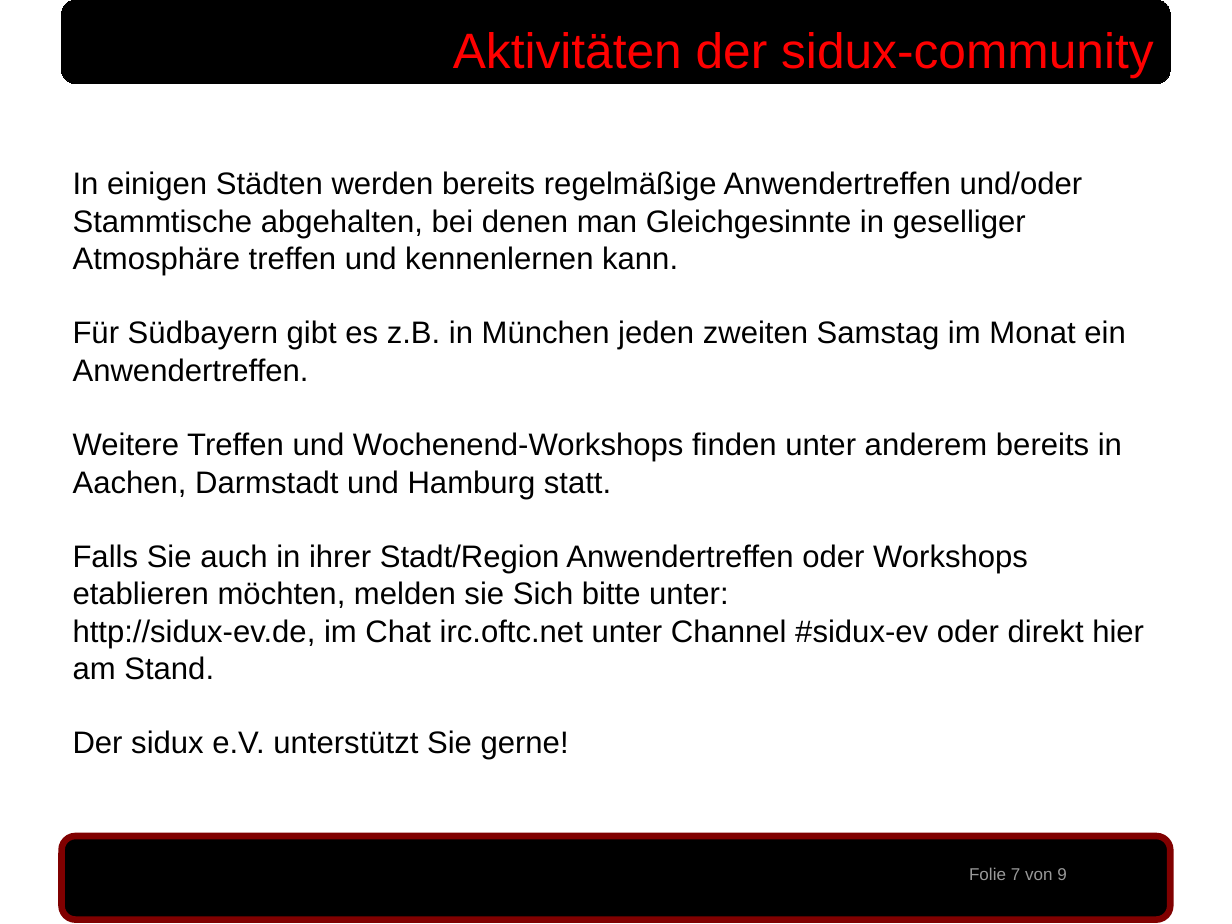
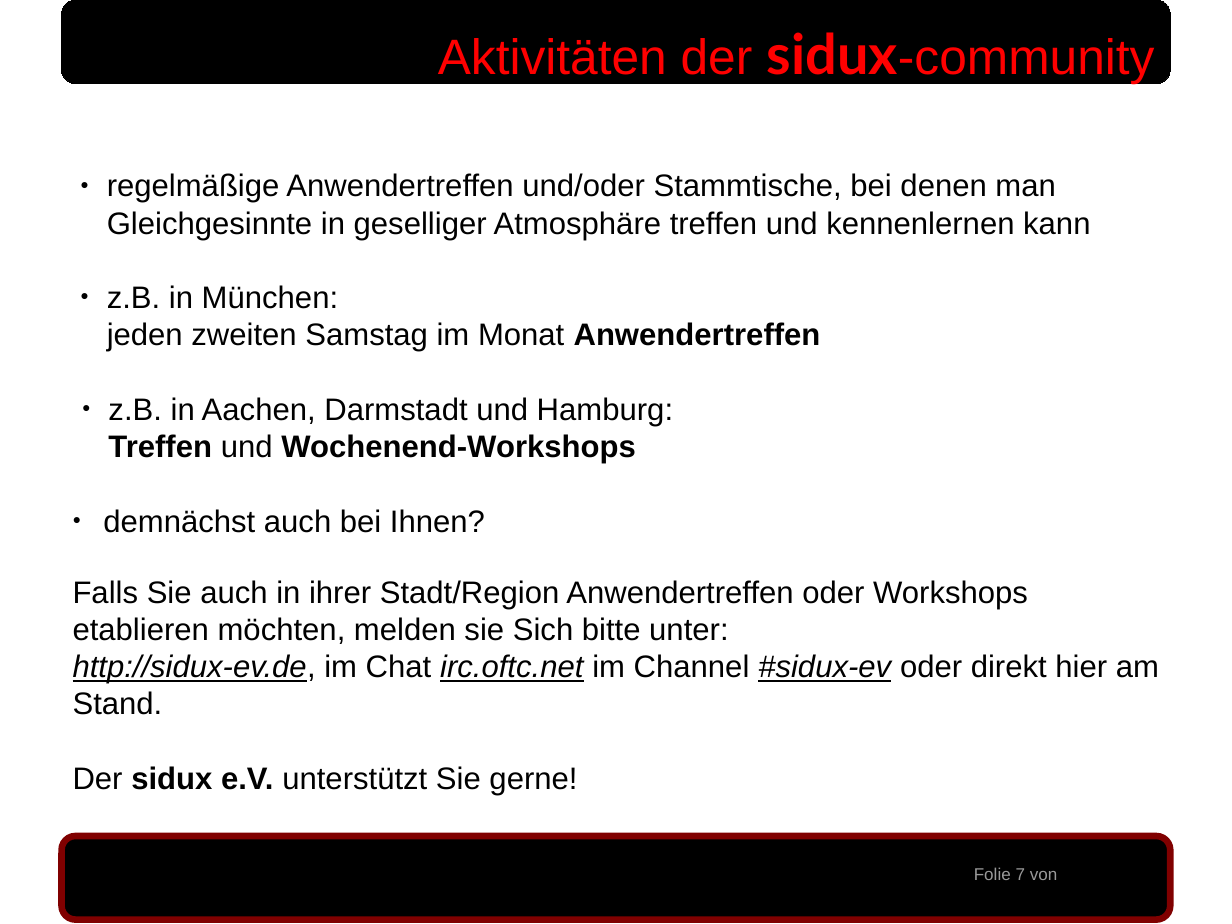
Before and after one commit to sidux-ev/praesentation, a slide deck: slide 7 of bin/sigint2010_koeln.odp. Drawn at 1232x924 pixels with LibreOffice and Linux fonts; fonts in the diff are those of the drawing; background and template pictures are left out. Boxes give left, top, right and bottom in pixels: in the first picture for what was removed or moved away, otherwise in the second. Text is boxed around its words. In the diff, an @@ line names an element or a change of style, - is before the commit and + after.

Commit message:
odp angepasst, sidux in dustismo +4pt (ttf-dustin muss installiert werden!), sidux-ev in arial, fett, inhalt wie in txt sidux im header dustimo +4pt, fett hinweis in ODP bzgl. FONT auf 1. seite (remove me after finalisation) pdf aus odp kleinere typos

```diff
--- a/bin/sigint2010_koeln.odp
+++ b/bin/sigint2010_koeln.odp
@@ text "Aktivitäten der sidux-community" at <box>438,32,1155,84</box>: size 32 to 36 pt, font Arial to Lato, bold on in "sidux-community" @@
@@ text at <box>103,173,1090,533</box>: text changed @@
-In einigen Städten werden bereits regelmäßige Anwendertreffen und/oder Stammtische abgehalten, bei denen man Gleichgesinnte in geselliger Atmosphäre treffen und kennenlernen kann.
-Für Südbayern gibt es z.B. in München jeden zweiten Samstag im Monat ein Anwendertreffen.
-Weitere Treffen und Wochenend-Workshops finden unter anderem bereits in Aachen, Darmstadt und Hamburg statt.
+● regelmäßige Anwendertreffen und/oder Stammtische, bei denen man Gleichgesinnte in geselliger Atmosphäre treffen und kennenlernen kann
+● z.B. in München:
+  jeden zweiten Samstag im Monat Anwendertreffen
+● z.B. in Aachen, Darmstadt und Hamburg:
+  Treffen und Wochenend-Workshops
+● demnächst auch bei Ihnen?
@@ text at <box>73,654,1159,715</box>: text changed; italic on @@
-http://sidux-ev.de, im Chat irc.oftc.net unter Channel #sidux-ev oder direkt hier am Stand.
+http://sidux-ev.de, im Chat irc.oftc.net im Channel #sidux-ev oder direkt hier am Stand.
@@ text at <box>73,766,577,795</box>: bold on in "sidux e.V." @@
@@ page number at <box>974,867,1058,880</box>: text changed @@
-Folie 7 von 9
+Folie 7 von
```
Also in this commit, not shown: 8 other slides changed, 3 other files.
